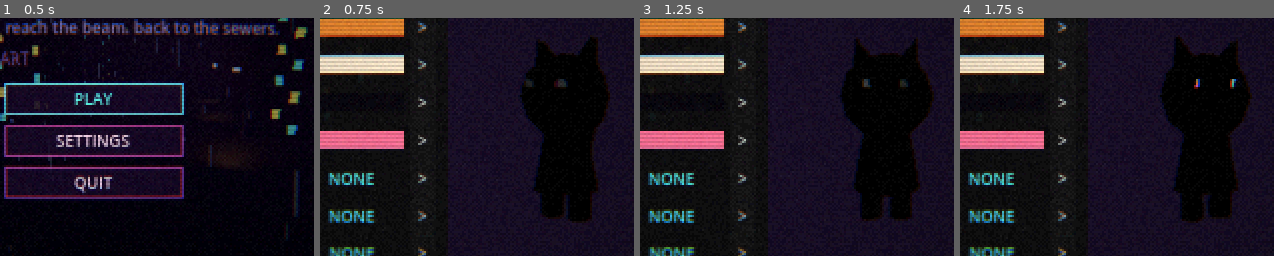
Above: before the commit, frames 1-4 (left to right).
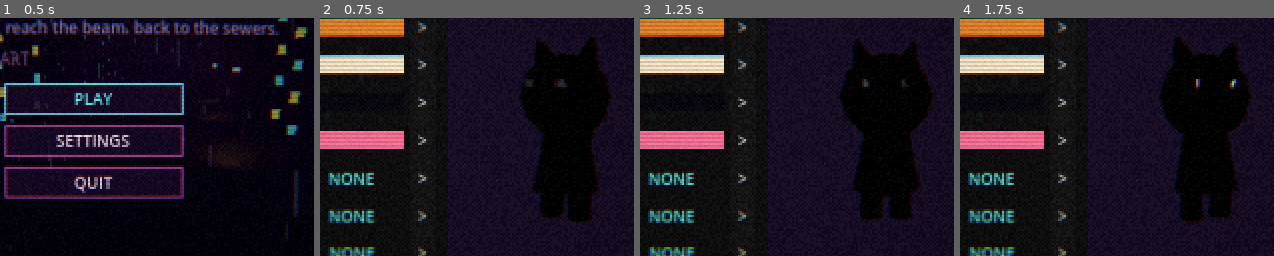
Above: after the commit, the same moments.

Repository: natjster/CYPURRPUNK
Game: Godot game, scene res://scenes/main.tscn
Two runs of this game, one before a commit and one after it. Both use one fixed random seed, a clock stepped at 60 frames per second and the inputs below.
Inputs (mouse positions are % of the whole screen's width and height, from its top left):
- Up to frame 1 (0.5 s): no input
- Up to frame 2 (0.75 s): click "PLAY" at 0.5 s
- Up to frame 3 (1.25 s): no input
- Up to frame 4 (1.75 s): click (30, 20) at 1.27 s; type "Alex" at 1.35 s
The pictures show only the part of the screen within x 35-85%, y 27-77%; the shares and areas given below are measured in that part.

Frame 1 is identical in both runs. In frame 2, 0.3% of the frame differs, in the area x 63-93%, y 7-75%; in frame 3, 0.3%, in the area x 63-94%, y 8-73%; in frame 4, 0.3%.

Commit message:
Widescreen: fill ultrawide monitors while staying 240 pixels tall
New ASPECT setting (WIDE default / 4:3). WIDE uses keep_height stretch so
the view grows sideways (21:9 = ~573x240). PS1Overlay keeps menus in a
centred 320-wide column with full-width dim backgrounds; HUD labels are
anchored to edges/centre; the vertex-wobble grid scales with aspect.
DevCapture gains --window=WxH for testing.

Co-Authored-By: Claude Opus 5.5 <noreply@anthropic.com>

Diff:
--- a/scenes/main.tscn
+++ b/scenes/main.tscn
@@ -26,6 +26,7 @@
 [ext_resource type="Script" path="res://scripts/cat_health.gd" id="24_health"]
 [ext_resource type="Script" path="res://scripts/player_profile.gd" id="25_profile"]
 [ext_resource type="Script" path="res://scripts/ui/cat_creator.gd" id="26_creator"]
+[ext_resource type="Script" path="res://scripts/ui/ps1_overlay.gd" id="27_overlay"]
 
 [sub_resource type="Environment" id="Env_night"]
 background_mode = 1
@@ -171,6 +172,7 @@
 [node name="Rain" parent="." instance=ExtResource("9_rain")]
 
 [node name="PS1Overlay" type="CanvasLayer" parent="."]
+script = ExtResource("27_overlay")
 
 [node name="HUD" type="Control" parent="PS1Overlay"]
 visible = false
@@ -210,9 +212,12 @@
 text = "HP ###"
 
 [node name="DropOff" type="Label" parent="PS1Overlay/HUD"]
-offset_left = 100.0
+layout_mode = 1
+anchor_left = 0.5
+anchor_right = 0.5
+offset_left = -60.0
 offset_top = 6.0
-offset_right = 220.0
+offset_right = 60.0
 offset_bottom = 18.0
 theme_override_colors/font_color = Color(0.45, 1, 0.55, 1)
 theme_override_font_sizes/font_size = 8
@@ -220,17 +225,21 @@
 horizontal_alignment = 1
 
 [node name="Scoreboard" type="Label" parent="PS1Overlay/HUD"]
-offset_left = 200.0
+layout_mode = 1
+anchor_left = 1.0
+anchor_right = 1.0
+offset_left = -120.0
 offset_top = 6.0
-offset_right = 312.0
+offset_right = -8.0
 offset_bottom = 60.0
 modulate = Color(1, 1, 1, 0.8)
 theme_override_font_sizes/font_size = 8
 horizontal_alignment = 2
 
 [node name="Popup" type="Label" parent="PS1Overlay/HUD"]
+layout_mode = 1
+anchor_right = 1.0
 offset_top = 90.0
-offset_right = 320.0
 offset_bottom = 116.0
 theme_override_colors/font_color = Color(0.45, 1, 0.55, 1)
 theme_override_font_sizes/font_size = 22
@@ -238,11 +247,14 @@
 horizontal_alignment = 1
 
 [node name="Crosshair" type="Label" parent="PS1Overlay/HUD"]
+layout_mode = 1
 visible = false
 modulate = Color(0.4, 1, 1, 0.8)
-offset_left = 150.0
+anchor_left = 0.5
+anchor_right = 0.5
+offset_left = -10.0
 offset_top = 110.0
-offset_right = 170.0
+offset_right = 10.0
 offset_bottom = 130.0
 theme_override_font_sizes/font_size = 12
 text = "+"
@@ -258,10 +270,13 @@
 text = "R: HEAT [----------]"
 
 [node name="Message" type="Label" parent="PS1Overlay/HUD"]
-visible = false
-offset_left = 20.0
+layout_mode = 1
+visible = false
+anchor_left = 0.5
+anchor_right = 0.5
+offset_left = -140.0
 offset_top = 150.0
-offset_right = 300.0
+offset_right = 140.0
 offset_bottom = 180.0
 theme_override_colors/font_color = Color(1, 0.8, 0.45, 1)
 theme_override_colors/font_outline_color = Color(0.1, 0.02, 0.1, 1)
@@ -271,9 +286,10 @@
 autowrap_mode = 3
 
 [node name="Prompt" type="Label" parent="PS1Overlay/HUD"]
-visible = false
+layout_mode = 1
+visible = false
+anchor_right = 1.0
 offset_top = 192.0
-offset_right = 320.0
 offset_bottom = 204.0
 theme_override_colors/font_color = Color(0.4, 1, 1, 1)
 theme_override_colors/font_outline_color = Color(0.02, 0.05, 0.1, 1)
--- a/scripts/dev_capture.gd
+++ b/scripts/dev_capture.gd
@@ -38,6 +38,7 @@
 ##   --net_interval=S  simulate a laggy connection: send our cat's position only every S seconds
 ##   --frames=N        frames to wait before the snap (default 90 = 1.5 s)
 ##   --scale=N         upscale factor for the saved image (default 4)
+##   --window=WxH      window size for this run, e.g. --window=1720x720 to test an ultrawide shape
 ##   --menu=NAME       open a menu first: cat (CHOOSE YOUR CAT; MY CAT in a game), mode (SOLO / MULTIPLAYER), play (host / join), settings or pause (--settings_tab=N picks the tab)
 ##   --look=N          wear a random cat look made from seed N (as if picked in MY CAT; never saved)
 ##   --rebind=A,S,KEY  (with --menu=settings) set key slot S (0/1) of control A to KEY, as if
@@ -50,6 +51,11 @@
 	if not args.has("capture") or not OS.is_debug_build():
 		queue_free()
 		return
+
+	# --window=WxH   open the game window at that size (e.g. 1720x720 = ultrawide shape; never saved)
+	if args.has("window"):
+		var parts: PackedStringArray = args["window"].split("x")
+		Settings.set_value("resolution", Vector2i(int(parts[0]), int(parts[1])))
 
 	# Let the main scene finish loading.
 	await get_tree().process_frame
--- a/scripts/settings.gd
+++ b/scripts/settings.gd
@@ -36,6 +36,10 @@
 ## true  = SHARP: whole-number zoom only (every game pixel is the same size), may leave a black border.
 ## false = FILL:  zooms as big as fits (fills the screen height), some pixel rows a hair bigger.
 var pixel_perfect: bool = true
+## true  = WIDE: the game stays 240 pixels tall but gets wider to fill widescreen / ultrawide
+##         monitors (e.g. 573x240 on 21:9) - you see more of the city to the sides.
+## false = 4:3: always exactly 320x240, with black bars at the sides on wide monitors.
+var widescreen: bool = true
 var vsync: bool = true
 # Audio (0.0 = silent, 1.0 = full)
 var master_volume: float = 0.8
@@ -56,7 +60,8 @@
 ## Which variables get saved: [section in the file, variable name].
 const SAVED: Array = [
 	["player", "cats"], ["player", "current_cat_id"],
-	["display", "fullscreen"], ["display", "resolution"], ["display", "pixel_perfect"], ["display", "vsync"],
+	["display", "fullscreen"], ["display", "resolution"], ["display", "pixel_perfect"], ["display", "widescreen"],
+	["display", "vsync"],
 	["audio", "master_volume"], ["audio", "music_volume"], ["audio", "sfx_volume"],
 	["controls", "mouse_speed"], ["controls", "invert_y"],
 	["effects", "field_of_view"], ["effects", "crt_strength"], ["effects", "ps1_wobble"],
@@ -224,6 +229,10 @@
 	# How the 320x240 picture is zoomed up to the window / screen (see pixel_perfect above).
 	get_tree().root.content_scale_stretch = (Window.CONTENT_SCALE_STRETCH_INTEGER if pixel_perfect
 		else Window.CONTENT_SCALE_STRETCH_FRACTIONAL)
+	# WIDE keeps the height at 240 and lets the width grow; 4:3 keeps 320x240 and adds side bars.
+	# (Menus stay in a 320-wide middle column either way: scripts/ui/ps1_overlay.gd.)
+	get_tree().root.content_scale_aspect = (Window.CONTENT_SCALE_ASPECT_KEEP_HEIGHT if widescreen
+		else Window.CONTENT_SCALE_ASPECT_KEEP)
 	if DisplayServer.get_name() != "headless":
 		DisplayServer.window_set_vsync_mode(DisplayServer.VSYNC_ENABLED if vsync else DisplayServer.VSYNC_DISABLED)
 
--- /dev/null
+++ b/scripts/ui/ps1_overlay.gd
@@ -0,0 +1,41 @@
+extends CanvasLayer
+## MEOW-CITY 1999 — keeps the menus readable on widescreen / ultrawide monitors.
+## Attach to PS1Overlay in scenes/main.tscn.
+##
+## The game is always 240 pixels tall. On a wide monitor (SETTINGS > DISPLAY > ASPECT = WIDE)
+## it gets WIDER instead (e.g. 573x240 on a 21:9 ultrawide), so the 3D city fills the screen.
+## The menus were laid out for a 320x240 screen, so this script keeps every menu in a
+## 320-wide column in the middle, while their dark backgrounds (ColorRects that cover the
+## whole menu) still stretch edge to edge.
+##
+## Children listed in full_width_children are left alone: the HUD (its labels are anchored
+## to the screen edges / centre in main.tscn) and the CRT + dither effect, which must cover
+## the whole screen.
+
+## The width the menus were designed for.
+@export var design_width: float = 320.0
+## Direct children that should span the full screen width instead of the middle column.
+@export var full_width_children: Array[String] = ["HUD", "ColorDepthDither"]
+
+
+func _ready() -> void:
+	get_viewport().size_changed.connect(_fit_columns)
+	# Wait one frame so menus that build their nodes in code (inventory, cat creator) exist.
+	_fit_columns.call_deferred()
+
+
+func _fit_columns() -> void:
+	var width := get_viewport().get_visible_rect().size.x
+	# Extra space on each side of the 320-wide column (0 on a 4:3 screen).
+	var margin := maxf(0.0, (width - design_width) / 2.0)
+	for child in get_children():
+		if not child is Control or child.name in full_width_children:
+			continue
+		var menu: Control = child
+		menu.offset_left = margin
+		menu.offset_right = -margin
+		# Full-screen dark backgrounds reach back out to the screen edges.
+		for part in menu.get_children():
+			if part is ColorRect and part.anchor_left == 0.0 and part.anchor_right == 1.0:
+				part.offset_left = -margin
+				part.offset_right = margin
--- a/scripts/ui/settings_menu.gd
+++ b/scripts/ui/settings_menu.gd
@@ -39,6 +39,8 @@
 			"hint": "Window size. The biggest one is your monitor's max."},
 		{"setting": "pixel_perfect", "label": "SCALING", "choices": [[true, "SHARP"], [false, "FILL"]],
 			"hint": "SHARP = even pixels (may leave a border). FILL = as big as fits."},
+		{"setting": "widescreen", "label": "ASPECT", "choices": [[true, "WIDE"], [false, "4:3"]],
+			"hint": "WIDE fills widescreen + ultrawide monitors. Still 240 pixels tall."},
 		{"setting": "vsync", "label": "VSYNC", "choices": [[true, "ON"], [false, "OFF"]],
 			"hint": "ON stops screen tearing. OFF can feel a tiny bit snappier."},
 		{"setting": "field_of_view", "label": "FIELD OF VIEW", "min": 50.0, "max": 100.0, "step": 5.0, "format": "number",
--- a/shaders/psx_lit.gdshader
+++ b/shaders/psx_lit.gdshader
@@ -79,6 +79,9 @@
 
 	// Snap its on-screen x/y to the low-res grid -> vertex jitter.
 	vec2 grid = snap_resolution * 0.5;
+	// On widescreen the picture is wider than 4:3, so widen the grid to match:
+	// keeps the wobble the same size (square steps) on every monitor shape.
+	grid.x *= (VIEWPORT_SIZE.x / VIEWPORT_SIZE.y) / (4.0 / 3.0);
 	vec2 ndc = clip.xy / clip.w;
 	ndc = mix(ndc, round(ndc * grid) / grid, psx_wobble);
 	clip.xy = ndc * clip.w;
Not shown, changed: CLAUDE.md
Not shown, changed: SETUP_GUIDE.md
